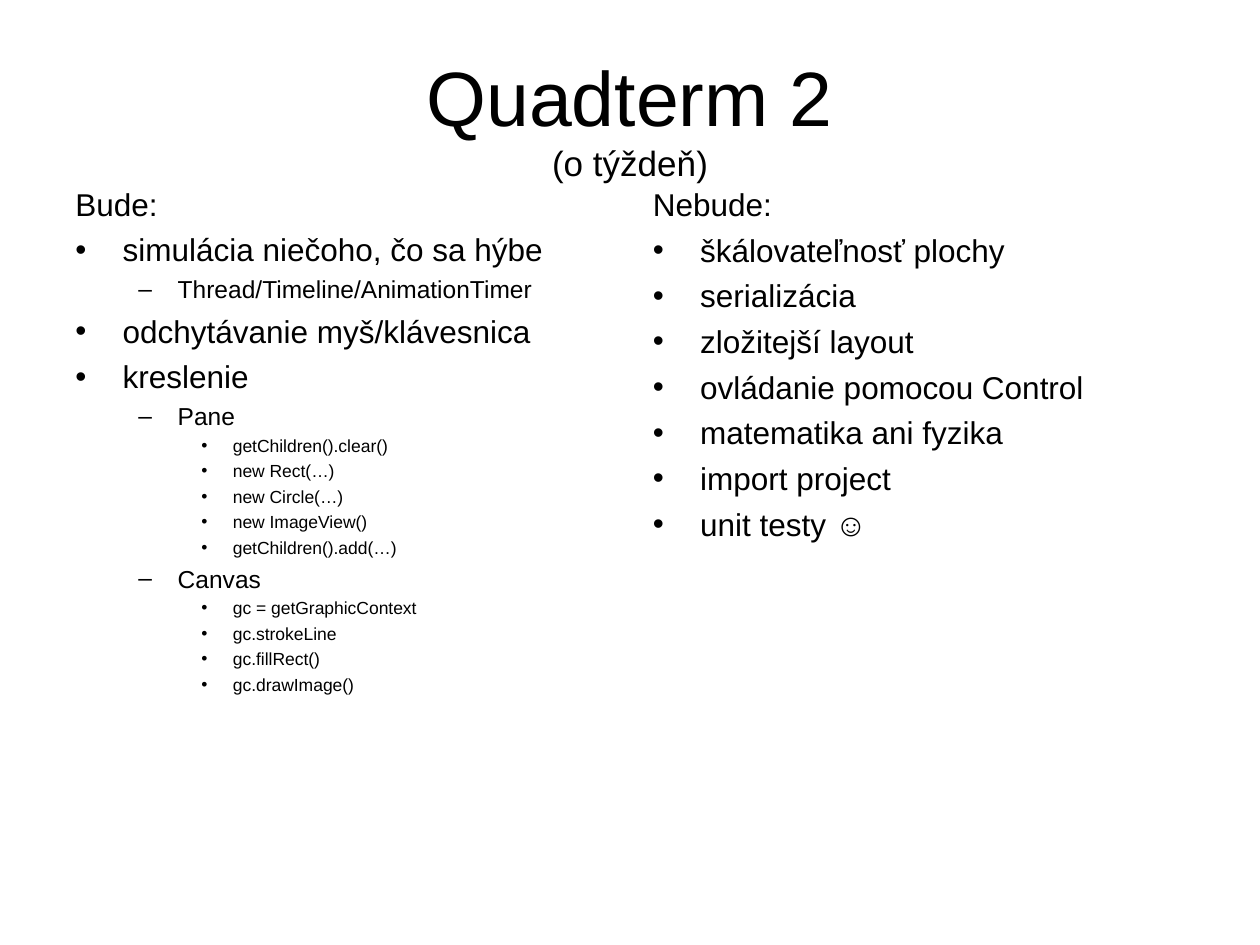
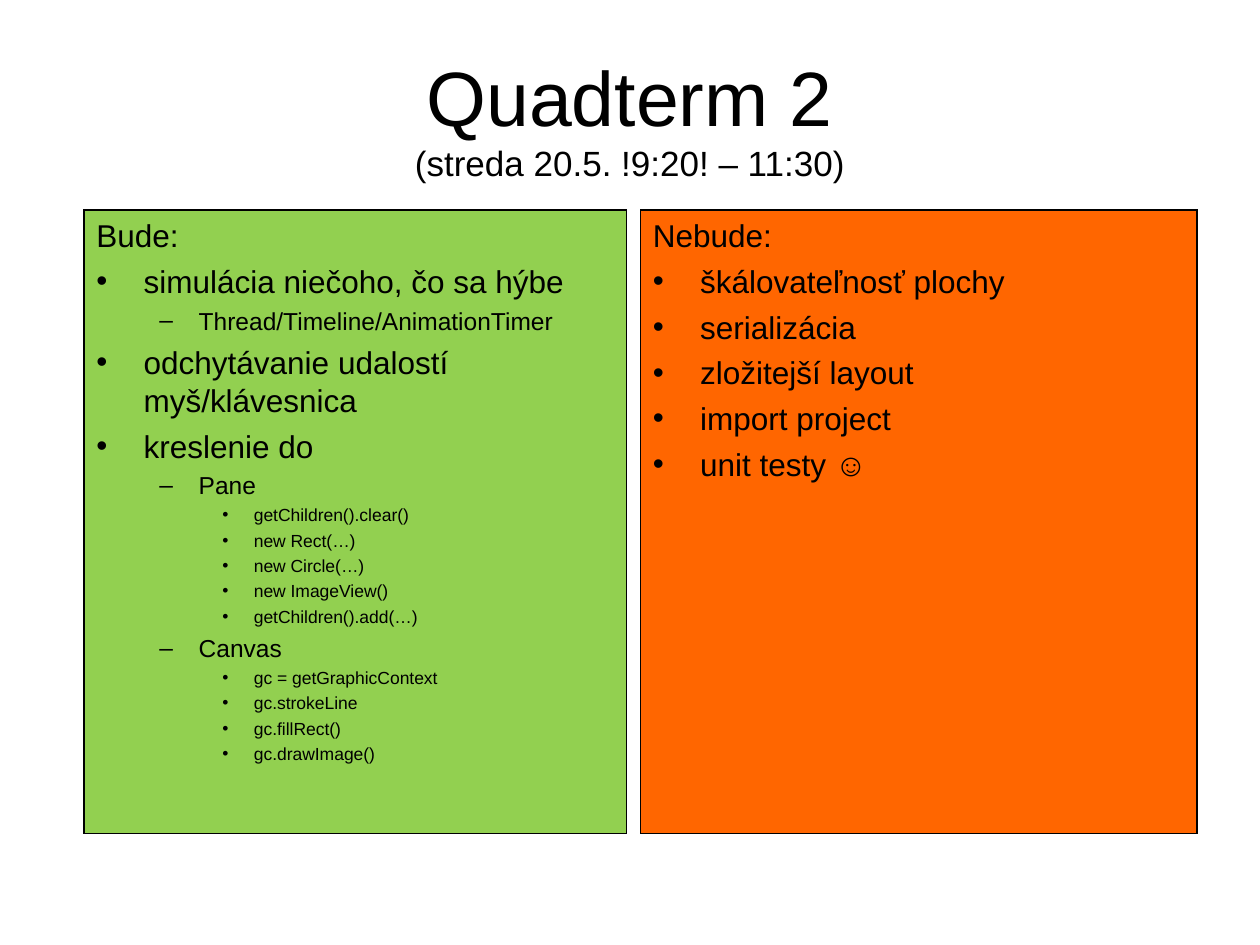
Before and after one commit to Programovanie4/Prednasky, a slide deck: slide 1 of 12/12_java.ppt. Drawn at 1260x945 pixels with LibreOffice and Linux fonts; fonts in the diff are those of the drawing. Boxes give left, top, right and bottom in pixels: in the first picture for what was removed or moved away, otherwise in the second. Text is boxed around its words. In the diff, an @@ line names an element or a change of style, - is before the commit and + after.

```diff
--- a/12/12_java.ppt
+++ b/12/12_java.ppt
@@ title at bbox=[415, 70, 845, 183]: text changed; size 44 to 20 pt @@
-Quadterm 2
-(o týždeň)
+Quadterm 2
+(streda 20.5. !9:20! – 11:30)
@@ rectangle "Bude:": place and size @@
-rectangle "Bude:" at bbox=[75, 193, 542, 695]
+rectangle "Bude:" at bbox=[84, 210, 626, 834]
@@ rectangle "Bude:" at bbox=[84, 210, 626, 834]: fill none to #92D050; outline none to #000000 0.74 pt @@
@@ rectangle "Nebude:": place and size @@
-rectangle "Nebude:" at bbox=[653, 193, 1083, 542]
+rectangle "Nebude:" at bbox=[640, 210, 1197, 834]
@@ rectangle "Nebude:" at bbox=[640, 210, 1197, 834]: fill none to #FF6600; outline none to #000000 0.74 pt @@
@@ text in rectangle at bbox=[144, 351, 448, 459]: text changed @@
-• odchytávanie myš/klávesnica
-• kreslenie
+• odchytávanie udalostí myš/klávesnica
+• kreslenie do
@@ text in rectangle at bbox=[700, 375, 1083, 450]: paragraphs removed @@
-• ovládanie pomocou Control
-• matematika ani fyzika
```
Also in this commit, not shown: 5 other slides changed, 7 slides added, 22 slides removed, 5 other files.
